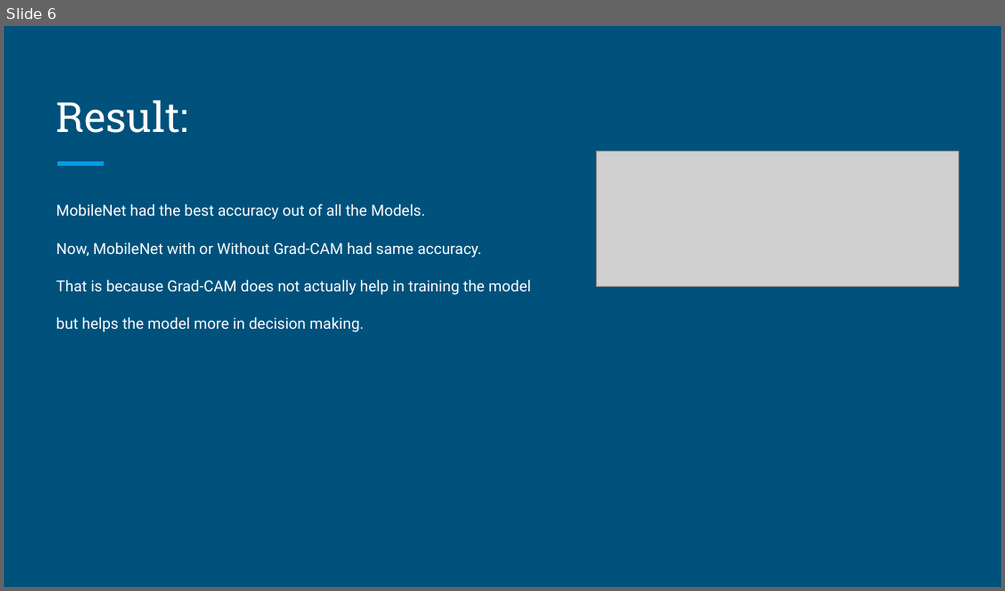
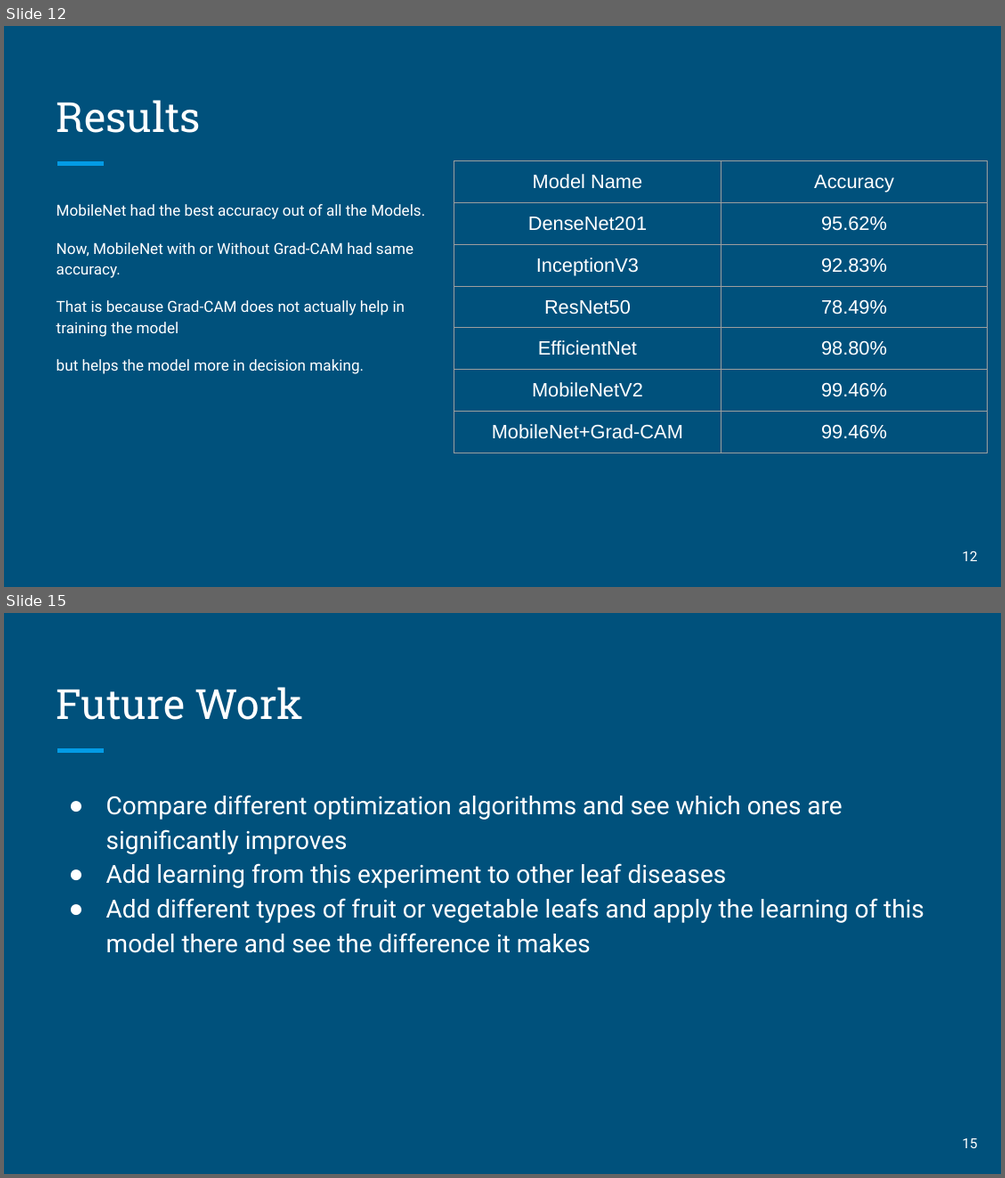
Before and after one commit to mdFuadIslam/cse438, a slide deck: Submission5/Slide.pptx. Shown one above the other, each under a label of ours: slide 6 before the commit, slides 12 and 15 after it; the slides between them are not shown. The pictures are 1005x591 and 1005x1178 pixels, drawn with LibreOffice and Linux fonts; fonts in the diff are those of the drawing; grey boxes stand for pictures. Boxes give left, top, right and bottom in pixels: in the first picture for what was removed or moved away, otherwise in the second. Text is boxed around its words. In the diff, an @@ line names an element or a change of style, - is before the commit and + after.

```diff
--- a/Submission5/Slide.pptx
+++ b/Submission5/Slide.pptx
@@ slide 15 added at [4, 613, 1001, 1174], background #00517C; not listed: 1 template element that a slide beside it also shows @@
@@ title added at [57, 687, 303, 720], 30 pt, text #FFFFFF @@
+Future Work
@@ text added at [106, 795, 924, 953], 18 pt, text #FFFFFF @@
+● Compare different optimization algorithms and see which ones are significantly improves
+● Add learning from this experiment to other leaf diseases
+● Add different types of fruit or vegetable leafs and apply the learning of this model there and see the difference it makes
@@ page number added at [962, 1138, 977, 1148], 10 pt, text #FFFFFF @@
+15
@@ what was slide 6 is now slide 12 @@
@@ slide 12 changed as well @@
@@ title at [57, 100, 201, 133]: text changed @@
-Result:
+Results
@@ picture removed at [596, 151, 959, 286] @@
@@ table added at [454, 160, 987, 488], 7 rows, 2 columns @@
+Model Name | Accuracy
+DenseNet201 | 95.62%
+InceptionV3 | 92.83%
+ResNet50 | 78.49%
+EfficientNet | 98.80%
+MobileNetV2 | 99.46%
+MobileNet+Grad-CAM | 99.46%
@@ text "MobileNet had the best accuracy ..." rewrapped from [57, 204, 531, 332] to [57, 204, 425, 374] @@
@@ page number added at [962, 550, 977, 561], 10 pt, text #FFFFFF @@
+12
```
Also in this commit, not shown: 7 other slides changed, 8 other slides added, 3 other files.
